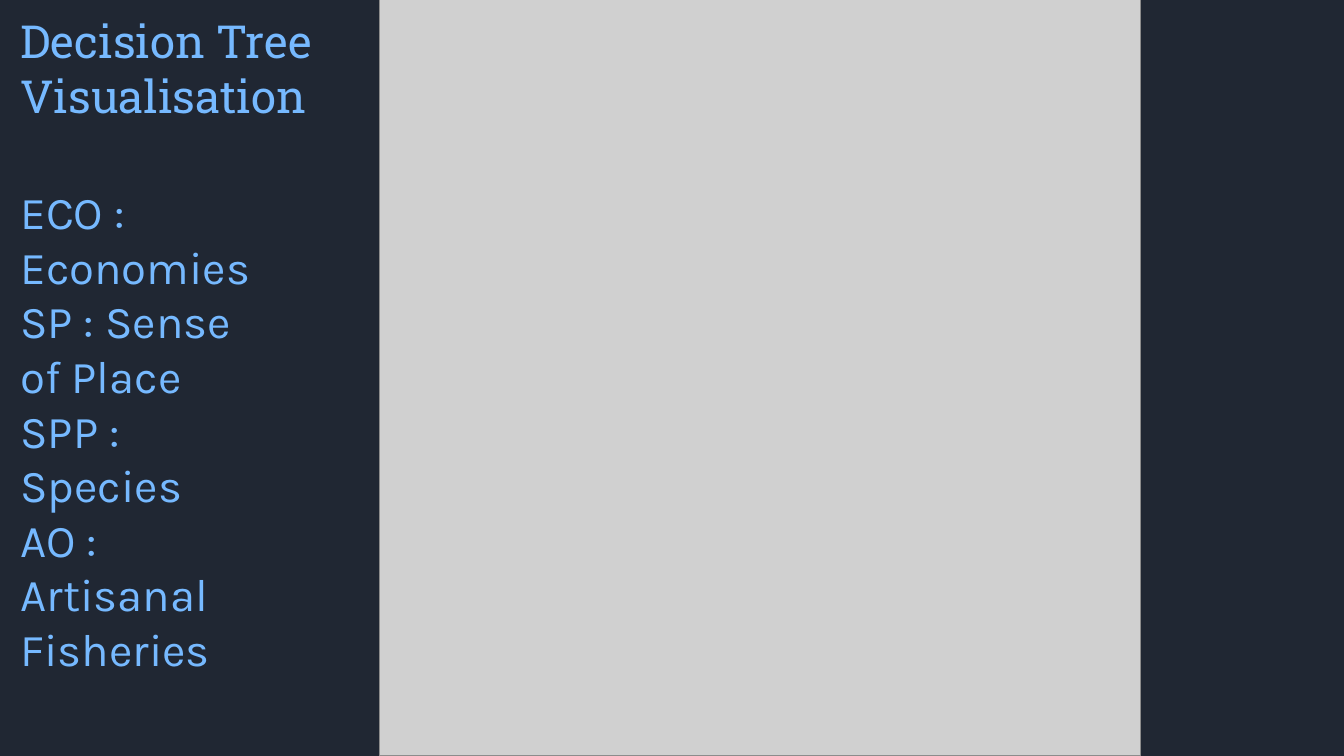
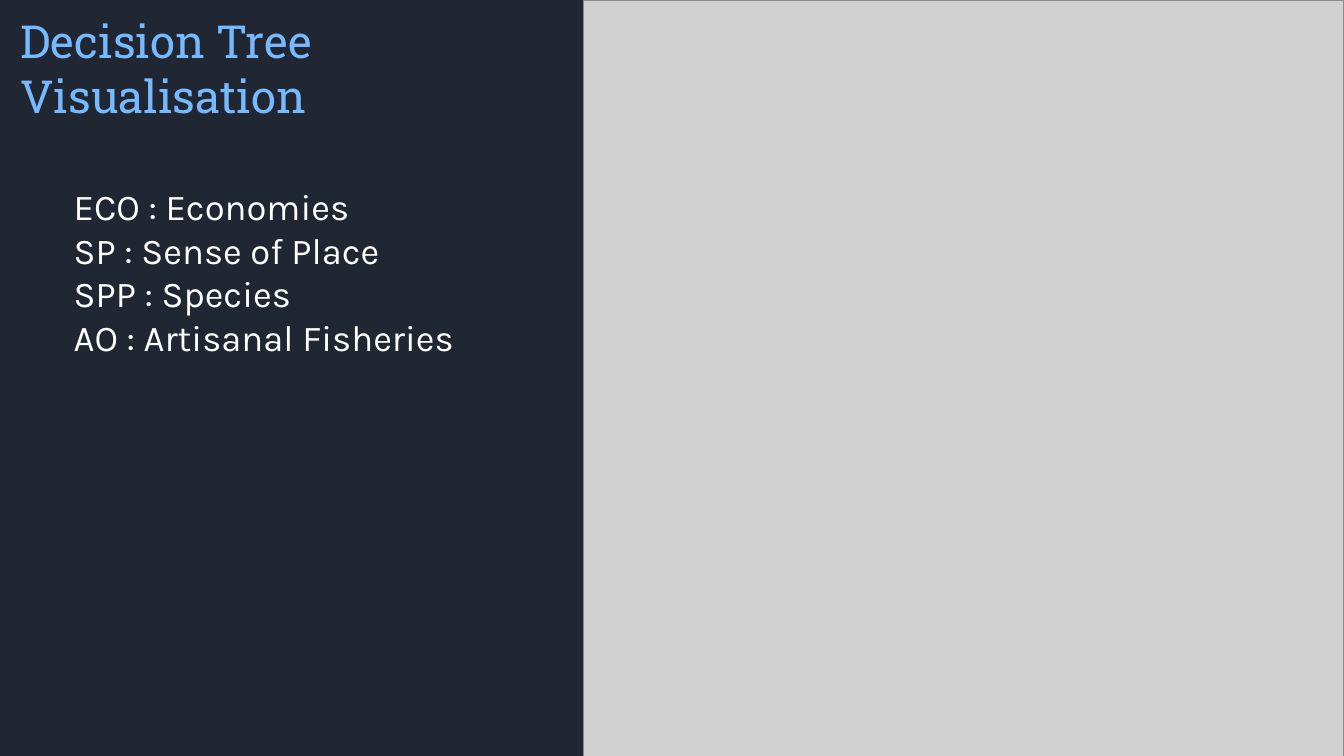
Before and after one commit to syam3500/hackthefuture2025, a slide deck: slide 5 of presentation.pptx (slide 7 before the commit). Drawn at 1344x756 pixels with LibreOffice and Linux fonts; fonts in the diff are those of the drawing; grey boxes stand for pictures; background and template pictures are left out. Boxes give left, top, right and bottom in pixels: in the first picture for what was removed or moved away, otherwise in the second. Text is boxed around its words. In the diff, an @@ line names an element or a change of style, - is before the commit and + after.

```diff
--- a/presentation.pptx
+++ b/presentation.pptx
@@ picture: place and size @@
-picture at (379,0,1140,756)
+picture at (584,1,1344,756)
@@ text "ECO : Economies": place and size @@
-text "ECO : Economies" at (20,200,250,667)
+text "ECO : Economies" at (74,195,453,352)
@@ text at (74,195,379,316): size 32.5 to 26 pt, text colour #76B9FF to #FFFFFF in "ECO : Economies", "SP : Sense of Place", "SPP : Species" @@
@@ text at (74,326,453,352): text changed; size 32.5 to 26 pt; text colour #76B9FF to #FFFFFF @@
-AO :
-Artisanal Fisheries
+AO : Artisanal Fisheries
```
Also in this commit, not shown: 3 other slides changed, 2 slides removed.
